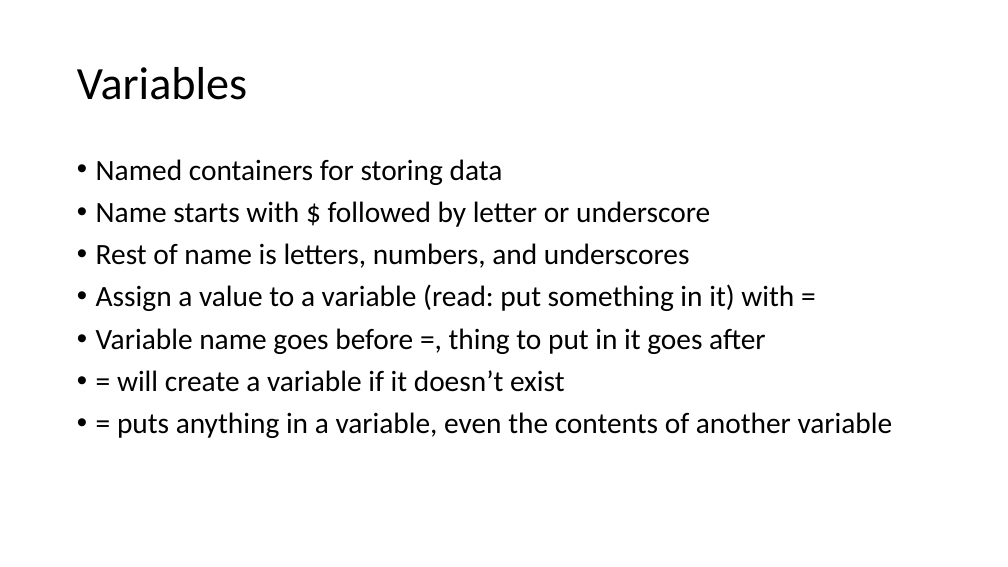
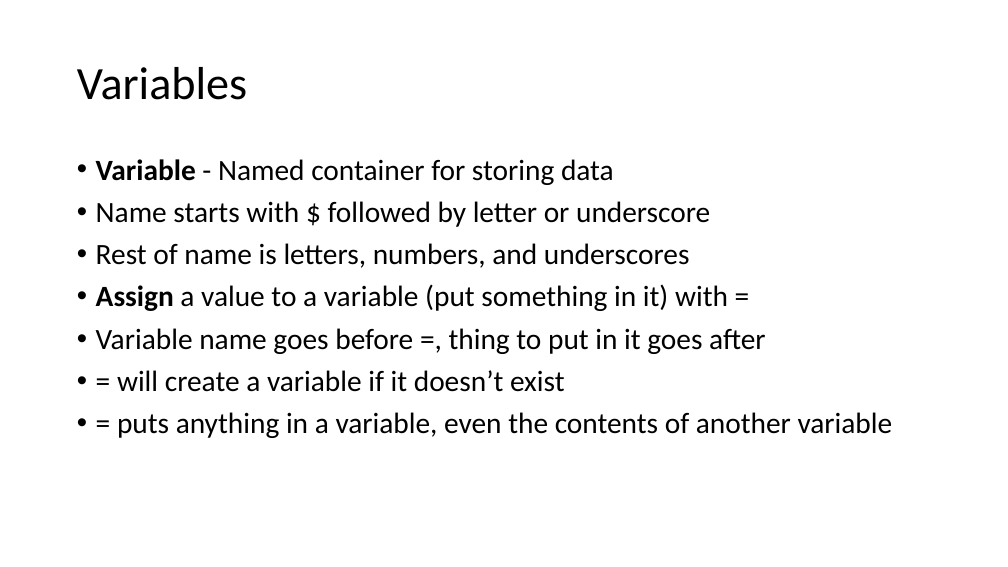
Before and after one commit to PHPEmbark/curriculum, a slide deck: slide 8 of course/1 - Basic Programming/Basic Programming.pptx. Drawn at 1008x567 pixels with LibreOffice and Linux fonts; fonts in the diff are those of the drawing. Boxes give left, top, right and bottom in pixels: in the first picture for what was removed or moved away, otherwise in the second. Text is boxed around its words. In the diff, an @@ line names an element or a change of style, - is before the commit and + after.

```diff
--- a/course/1 - Basic Programming/Basic Programming.pptx
+++ b/course/1 - Basic Programming/Basic Programming.pptx
@@ text at [96,159,614,185]: text changed @@
-• Named containers for storing data
+• Variable - Named container for storing data
@@ text at [96,284,728,311]: text changed @@
-• Assign a value to a variable (read: put something in it) with =
+• Assign a value to a variable (put something in it) with =
```
Also in this commit, not shown: 6 other slides changed, 15 slides added.
